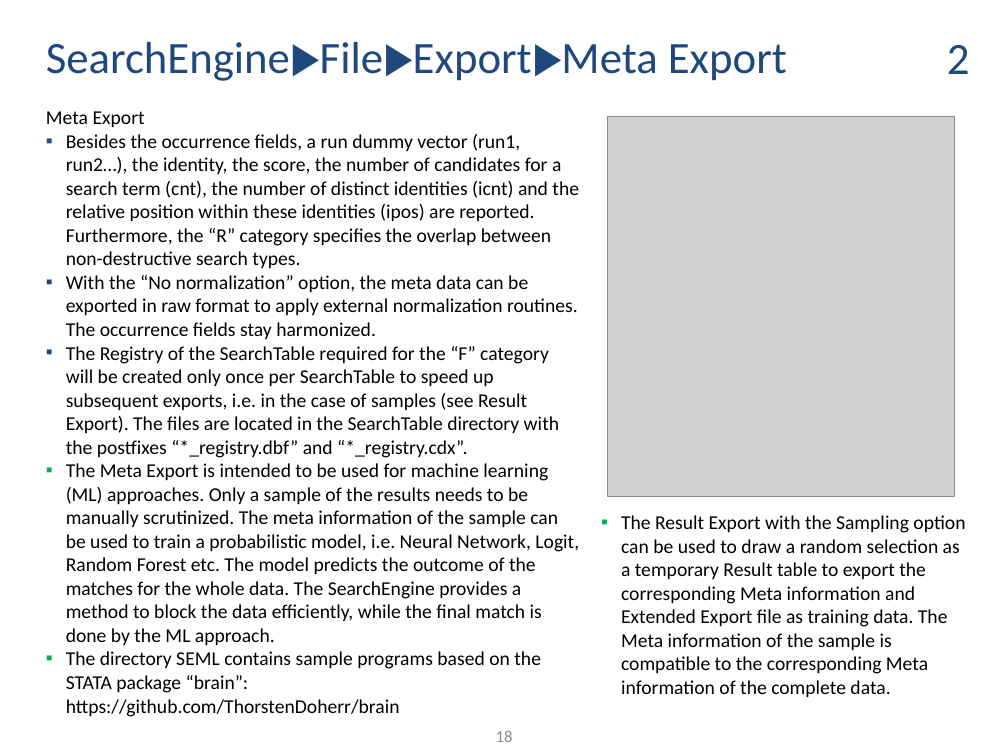
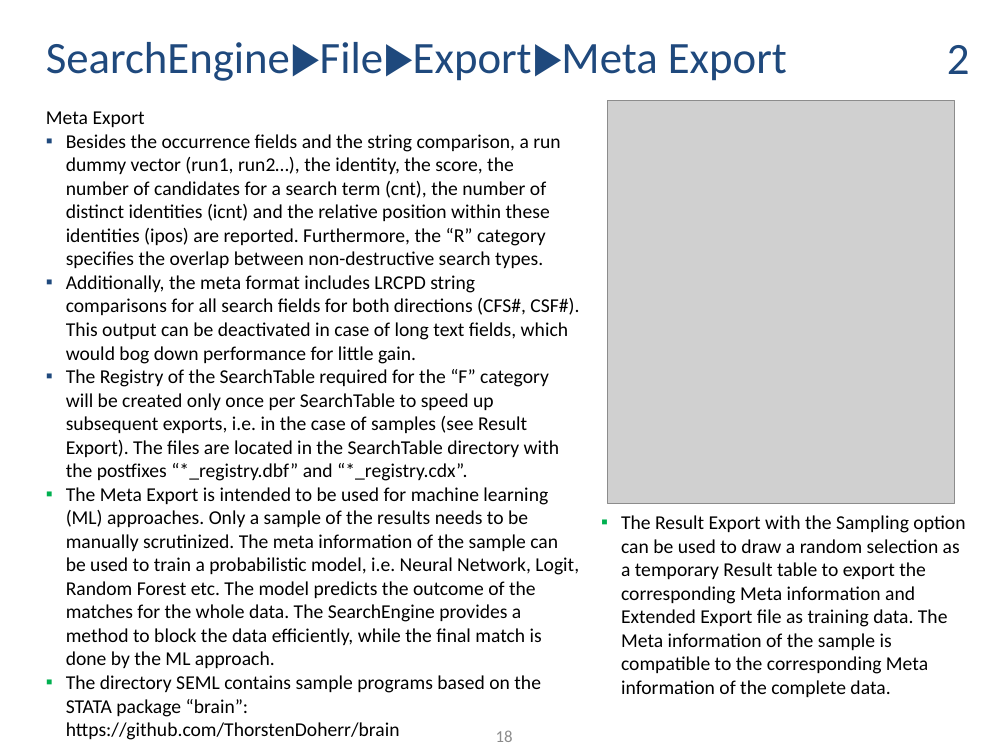
Before and after one commit to ThorstenDoherr/searchengine, a slide deck: slide 18 of doc/Manual.pptx. Drawn at 1008x756 pixels with LibreOffice and Linux fonts; fonts in the diff are those of the drawing; grey boxes stand for pictures. Boxes give left, top, right and bottom in pixels: in the first picture for what was removed or moved away, otherwise in the second. Text is boxed around its words. In the diff, an @@ line names an element or a change of style, - is before the commit and + after.

```diff
--- a/doc/Manual.pptx
+++ b/doc/Manual.pptx
@@ picture: place and size @@
-picture at [607, 116, 955, 496]
+picture at [607, 100, 955, 503]
@@ text at [66, 134, 579, 364]: text changed @@
-  ▪ Besides the occurrence fields, a run dummy vector (run1, run2…), the identity, the score, the number of candidates for a search term (cnt), the number of distinct identities (icnt) and the relative position within these identities (ipos) are reported. Furthermore, the “R” category specifies the overlap between non-destructive search types.
-  ▪ With the “No normalization” option, the meta data can be exported in raw format to apply external normalization routines. The occurrence fields stay harmonized.
+  ▪ Besides the occurrence fields and the string comparison, a run dummy vector (run1, run2…), the identity, the score, the number of candidates for a search term (cnt), the number of distinct identities (icnt) and the relative position within these identities (ipos) are reported. Furthermore, the “R” category specifies the overlap between non-destructive search types.
+  ▪ Additionally, the meta format includes LRCPD string comparisons for all search fields for both directions (CFS#, CSF#). This output can be deactivated in case of long text fields, which would bog down performance for little gain.
```
Also in this commit, not shown: 6 other slides changed, 1 other file.
